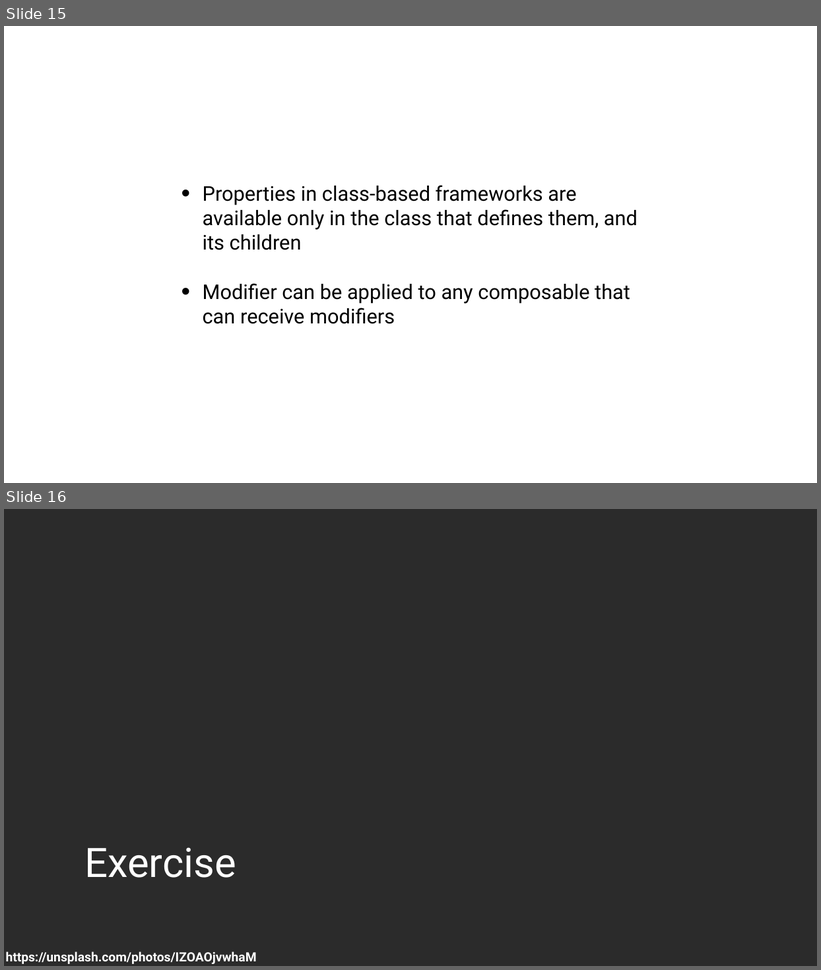
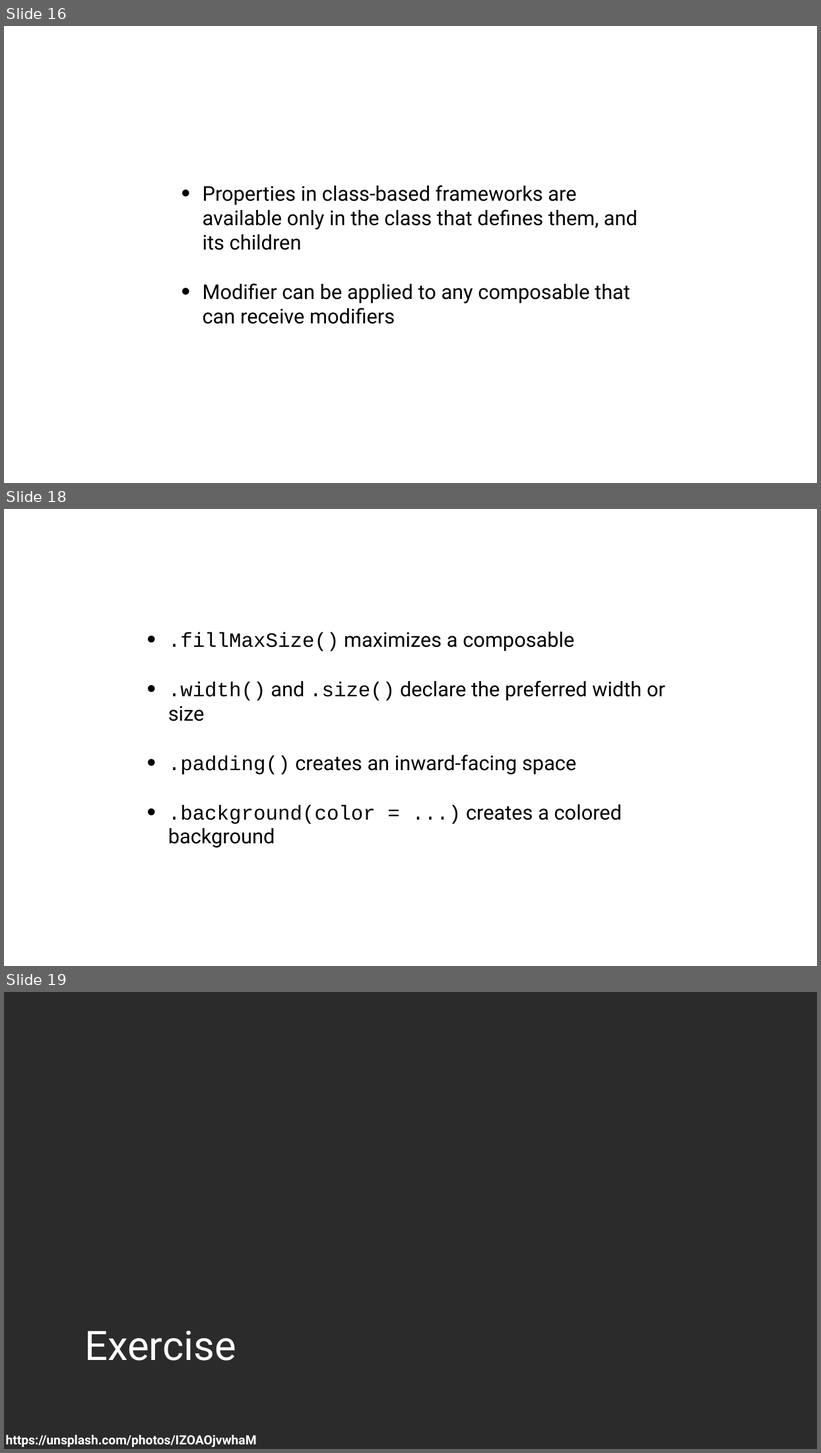
Before and after one commit to tkuenneth/compose_workshop, a slide deck: slides/02_Basics.pptx. Shown one above the other, each under a label of ours: slides 15 and 16 before the commit, slides 16, 18 and 19 after it; the slides between them are not shown. The pictures are 821x970 and 821x1453 pixels, drawn with LibreOffice and Linux fonts; fonts in the diff are those of the drawing; background and template pictures are left out; a plain dark background stands for a picture behind light text. Boxes give left, top, right and bottom in pixels: in the first picture for what was removed or moved away, otherwise in the second. Text is boxed around its words. In the diff, an @@ line names an element or a change of style, - is before the commit and + after.

```diff
--- a/slides/02_Basics.pptx
+++ b/slides/02_Basics.pptx
@@ slide 18 added at (4, 509, 817, 966), background #FFFFFF @@
@@ text added at (168, 632, 665, 848), 48 pt, text #000000 @@
+• .fillMaxSize() maximizes a composable
+• .width() and .size() declare the preferred width or size
+• .padding() creates an inward-facing space
+• .background(color = ...) creates a colored background
@@ what was slide 15 is now slide 16 @@
@@ what was slide 16 is now slide 19 @@
```
Also in this commit, not shown: 5 slides changed, 2 other slides added, 1 slide removed, 3 other files.
